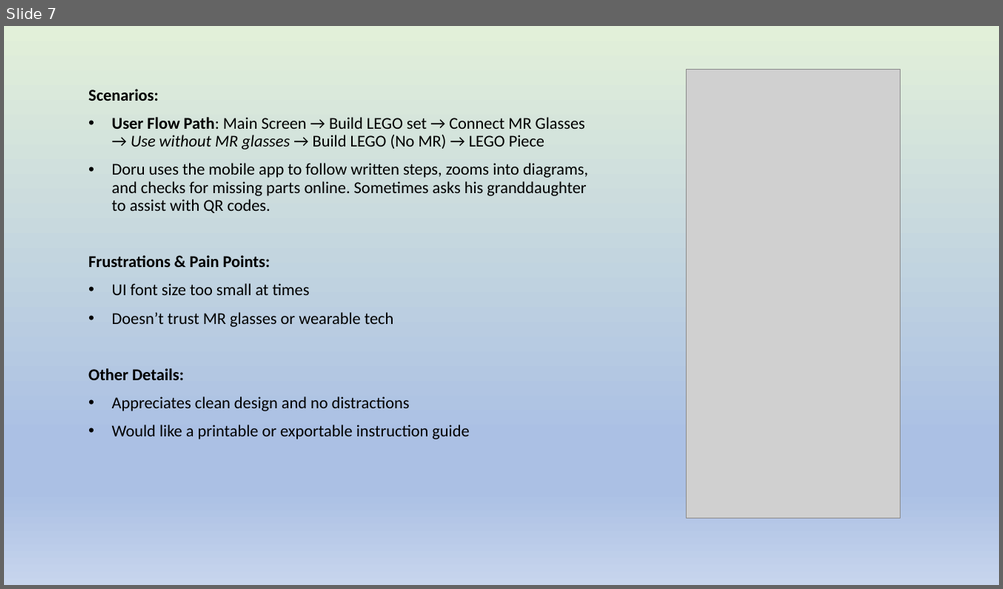
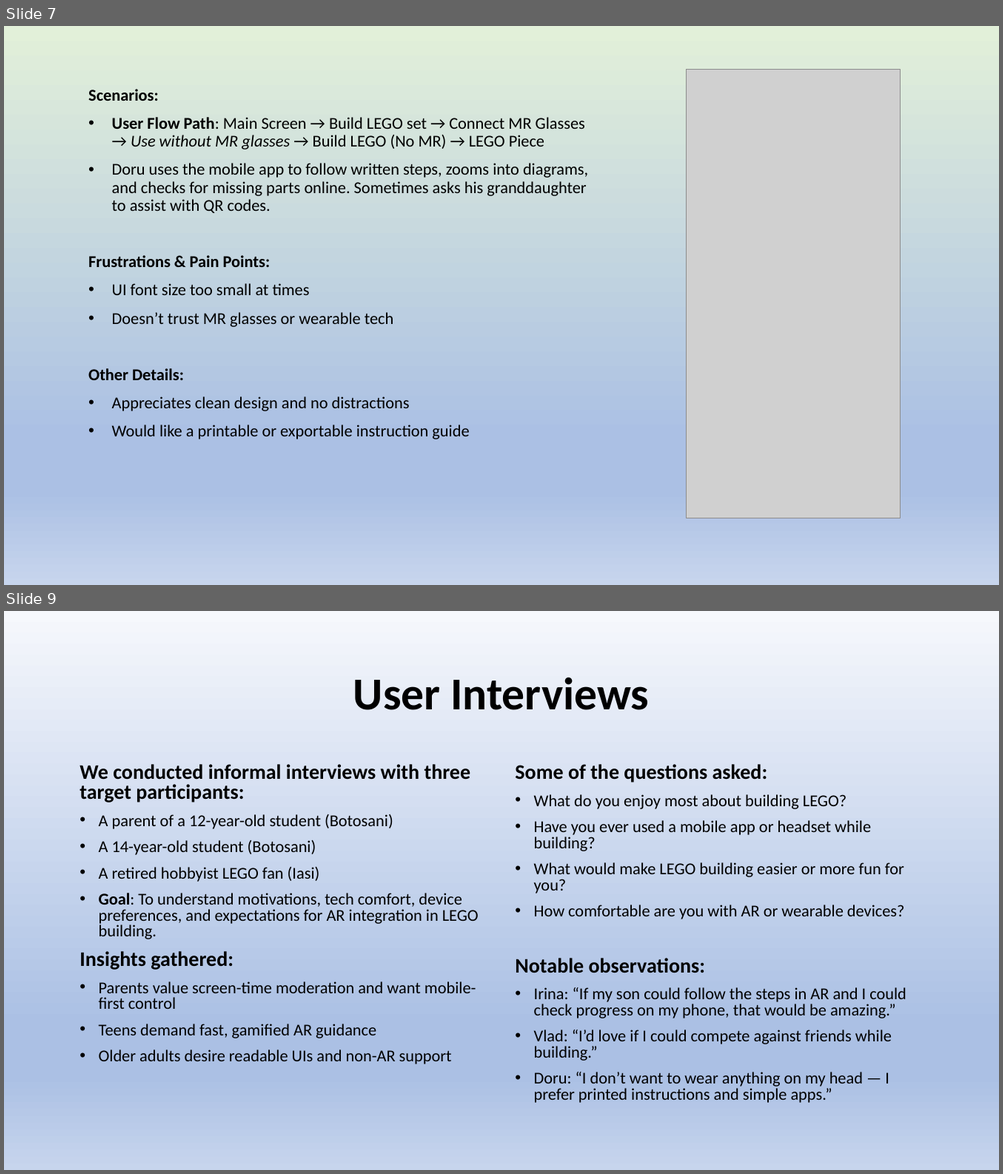
Before and after one commit to n-amalia/HCI-LEGO-2025, a slide deck: Persona profiles.pptx. Shown one above the other, each under a label of ours: slide 7 before the commit, slides 7 and 9 after it; the slides between them are not shown. The pictures are 1003x589 and 1003x1174 pixels, drawn with LibreOffice and Linux fonts; fonts in the diff are those of the drawing; grey boxes stand for pictures. Boxes give left, top, right and bottom in pixels: in the first picture for what was removed or moved away, otherwise in the second. Text is boxed around its words. In the diff, an @@ line names an element or a change of style, - is before the commit and + after.

```diff
--- a/Persona profiles.pptx
+++ b/Persona profiles.pptx
@@ slide 9 added at bbox=[4, 611, 999, 1170], background gradient #F6F8FC to #ABC0E4 to #C7D5ED @@
@@ title added at bbox=[353, 677, 649, 710], 44 pt, text #000000, bold @@
+User Interviews
@@ text added at bbox=[79, 764, 478, 1065], 16 pt, text #000000 @@
+We conducted informal interviews with three target participants:
+• A parent of a 12-year-old student (Botosani)
+• A 14-year-old student (Botosani)
+• A retired hobbyist LEGO fan (Iasi)
+• Goal: To understand motivations, tech comfort, device preferences, and expectations for AR integration in LEGO building.
+Insights gathered:
+• Parents value screen-time moderation and want mobile-first control
+• Teens demand fast, gamified AR guidance
+• Older adults desire readable UIs and non-AR support
@@ text added at bbox=[515, 764, 906, 1103], 16 pt, text #000000 @@
+Some of the questions asked:
+• What do you enjoy most about building LEGO?
+• Have you ever used a mobile app or headset while building?
+• What would make LEGO building easier or more fun for you?
+• How comfortable are you with AR or wearable devices?
+Notable observations:
+• Irina: “If my son could follow the steps in AR and I could check progress on my phone, that would be amazing.”
+• Vlad: “I’d love if I could compete against friends while building.”
+• Doru: “I don’t want to wear anything on my head — I prefer printed instructions and simple apps.”
```
Also in this commit, not shown: 4 slides changed, 2 other slides added.
